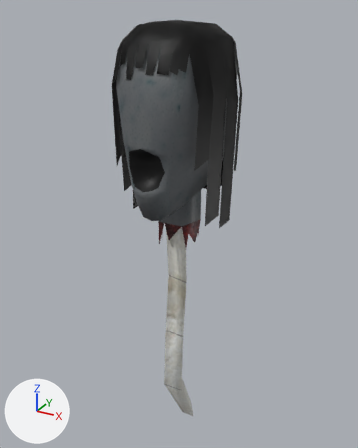
Before and after pictures for a commit that changed the Blender file Assets/Models/Iteration 2/Shade.blend.
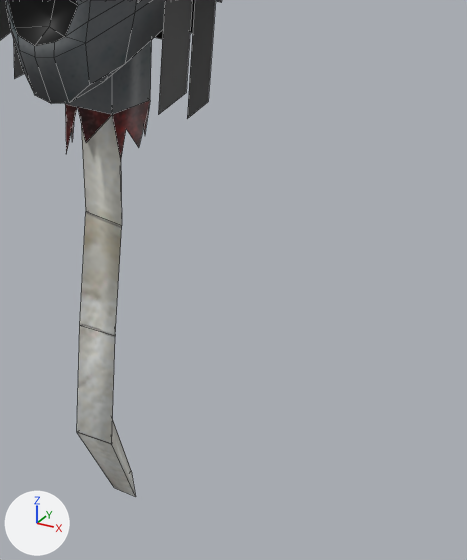
There are two pictures of each version: one whole from a 50 mm lens placed at (2.81, -5.11, 1.18), pointed at (-0.32, 0.58, -1.66), one close up on the part from 35% to 100% of the width and 38% to 100% of the height. Arrows for +X, +Y and +Z are at lower left; the lights stay in place. The last two pictures show the newer version. The close-ups show mesh edges as thin lines.
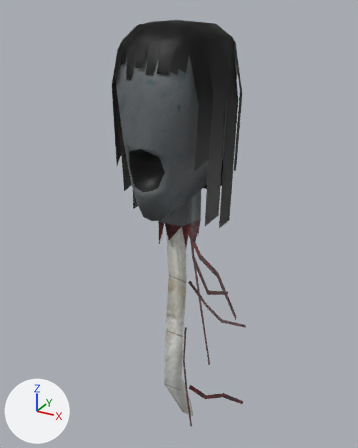
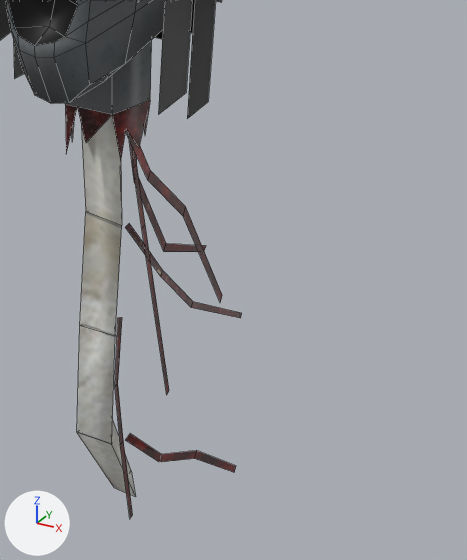
What differs and where, as boxes (x1, y1, x2, y2) in the close-ups (467 x 560 px):
'Plane.002', added
    after: (126, 130, 222, 303)
'Plane.001', added
    after: (133, 149, 169, 395)
'Plane.004', added (brown)
    after: (126, 433, 236, 472)
'Plane.005', added
    after: (125, 223, 242, 318)
'Plane.003', added (brown)
    after: (115, 317, 133, 518)
'Plane', added
    after: (129, 140, 206, 252)

What the commit changed:
Mesh me_plane_005 is new.
It has 8 vertices, 3 faces and spans x -3785.0..104.0, y -2103.0..100.0, z -21.0..593.0.
It uses material mat_shade (picture img_shade___ghost_png).
Mesh me_plane_004 is new.
It has 8 vertices, 3 faces and spans x -3188.0..104.0, y -1030.0..100.0, z -21.0..329.0.
It uses material mat_shade (picture img_shade___ghost_png).
Mesh me_plane_003 is new.
It has 8 vertices, 3 faces and spans x -2947.0..104.0, y -1304.0..100.0, z -21.0..295.0.
It uses material mat_shade (picture img_shade___ghost_png).
Mesh me_plane_002 is new.
It has 8 vertices, 3 faces and spans x -3380.0..104.0, y -923.0..100.0, z -21.0..340.0.
It uses material mat_shade (picture img_shade___ghost_png).
Mesh me_plane_001 is new.
It has 8 vertices, 3 faces and spans x -4546.0..104.0, y -2075.0..100.0, z -21.0..461.0.
It uses material mat_shade (picture img_shade___ghost_png).
Mesh me_plane is new.
It has 8 vertices, 3 faces and spans x -2817.0..104.0, y -2128.0..100.0, z -21.0..282.0.
It uses material mat_shade (picture img_shade___ghost_png).
Object 'Plane.005' (ob_plane_005) is new; it shows me_plane_005.
Its location is (0.154, 0.068, -2.234).
Its rotation in degrees is (43, 67, 38).
Its scale is (-0.000474, -0.000474, -0.000474).
Object 'Plane.004' (ob_plane_004) is new; it shows me_plane_004.
Its location is (0.154, 0.13, -4.055).
Its rotation in degrees is (73, 59, 66).
Its scale is (-0.000657, -0.000657, -0.000657).
Object 'Plane.003' (ob_plane_003) is new; it shows me_plane_003.
Its location is (0.154, -0.074, -2.92).
Its rotation in degrees is (-67, 57, -67).
Its scale is (-0.000474, -0.000474, -0.000474).
Object 'Plane.002' (ob_plane_002) is new; it shows me_plane_002.
Its location is (0.171, -0.102, -1.292).
Its rotation in degrees is (54, 70, 54).
Its scale is (-0.000703, -0.000703, -0.000703).
Object 'Plane.001' (ob_plane_001) is new; it shows me_plane_001.
Its location is (0.171, 0.091, -1.298).
Its rotation in degrees is (-63, 71, -62).
Its scale is (-0.000505, -0.000505, -0.000505).
Object 'Plane' (ob_plane) is new; it shows me_plane.
Its location is (0.171, -0.006, -1.321).
Its rotation in degrees is (0, 83, 0).
Its scale is (-0.000606, -0.000606, -0.000606).
